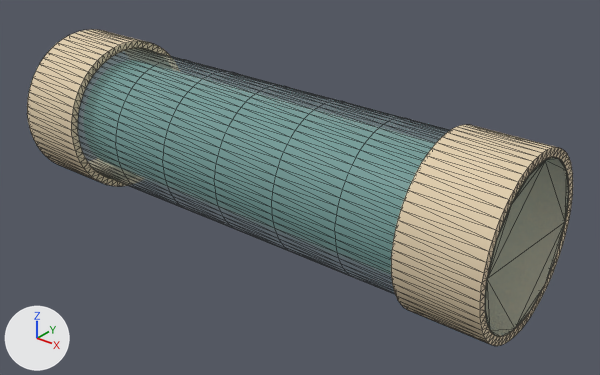
What one commit did to the glTF model assets/kit/labkit/Pit_Tube_Run_2m.glb.
Before and after are seen from a 50 mm camera at (1.789, -2.05, 1.558) aimed at (0.118, 0.04, 0.262). Every picture has the same lights, and +X, +Y and +Z are marked at lower left. The older version comes first. Mesh edges are drawn as thin lines. Where no turn or scale is listed for an object, it has been applied to the vertices. Vertices at exactly the same position are counted once.

Names of what the first picture shows: 'Pit_Tube_Run_2m', 'Pit_Tube_Run_2m_Sleeves'.
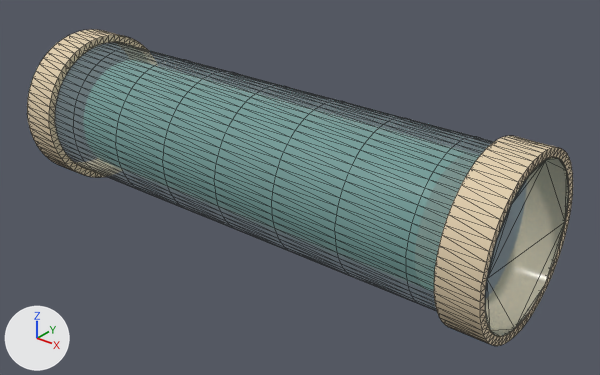
Pixel boxes [x1, y1, x2, y2] of what changed, in the pictures (600 x 375 px; the box of a moved part takes in the faces that stretch with it):
part 1 of me_pit_tube_run_2m_sleeves, moved or reshaped
    before: [27, 29, 170, 186]
    after: [27, 29, 147, 177]
part 2 of me_pit_tube_run_2m_sleeves, moved or reshaped
    before: [391, 125, 558, 339]
    after: [434, 136, 558, 339]

Diff of the bpy script that builds the scene:
```diff
--- a/assets/kit/labkit/Pit_Tube_Run_2m.glb.py
+++ b/assets/kit/labkit/Pit_Tube_Run_2m.glb.py
@@ me_pit_tube_run_2m_sleeves @@
 me_pit_tube_run_2m_sleeves.from_pydata(...)  # 512 vertices, 1024 faces; spans x -1.0..1.0, y -0.3..0.3, z 0.05..0.65
 # used by ob_pit_tube_run_2m_sleeves; location = (0.0, 0.0, 0.0)
+# me_pit_tube_run_2m_sleeves part 1: all 128 vertices in x -0.72, y -0.3..0.3, z 0.05..0.65 are moved by (-0.14, 0.0, 0.0)
+# me_pit_tube_run_2m_sleeves part 2: all 128 vertices in x 0.72, y -0.3..0.3, z 0.05..0.65 are moved by (0.14, 0.0, 0.0)
 me_pit_tube_run_2m_sleeves.materials.append(mat_os_shell)
```
